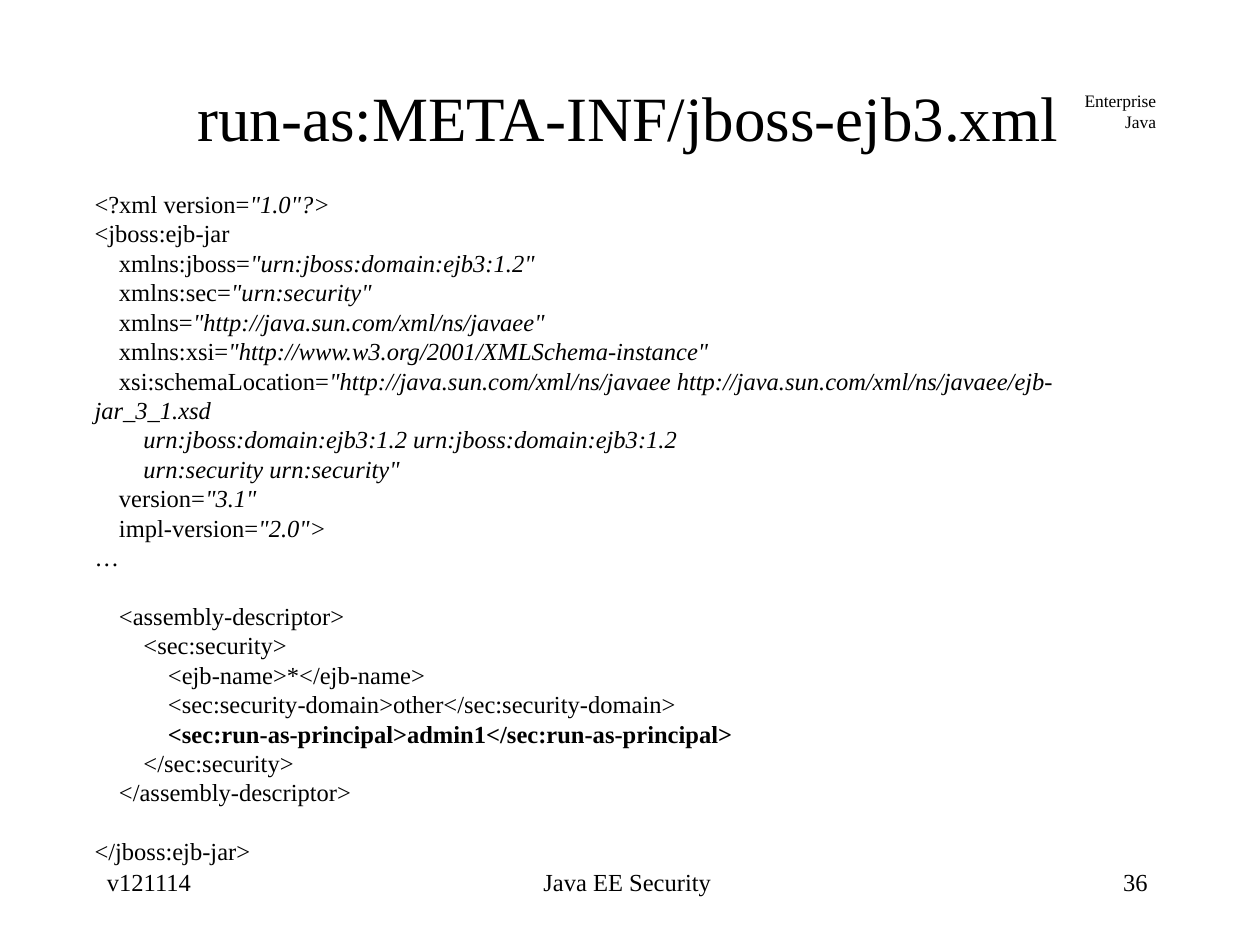
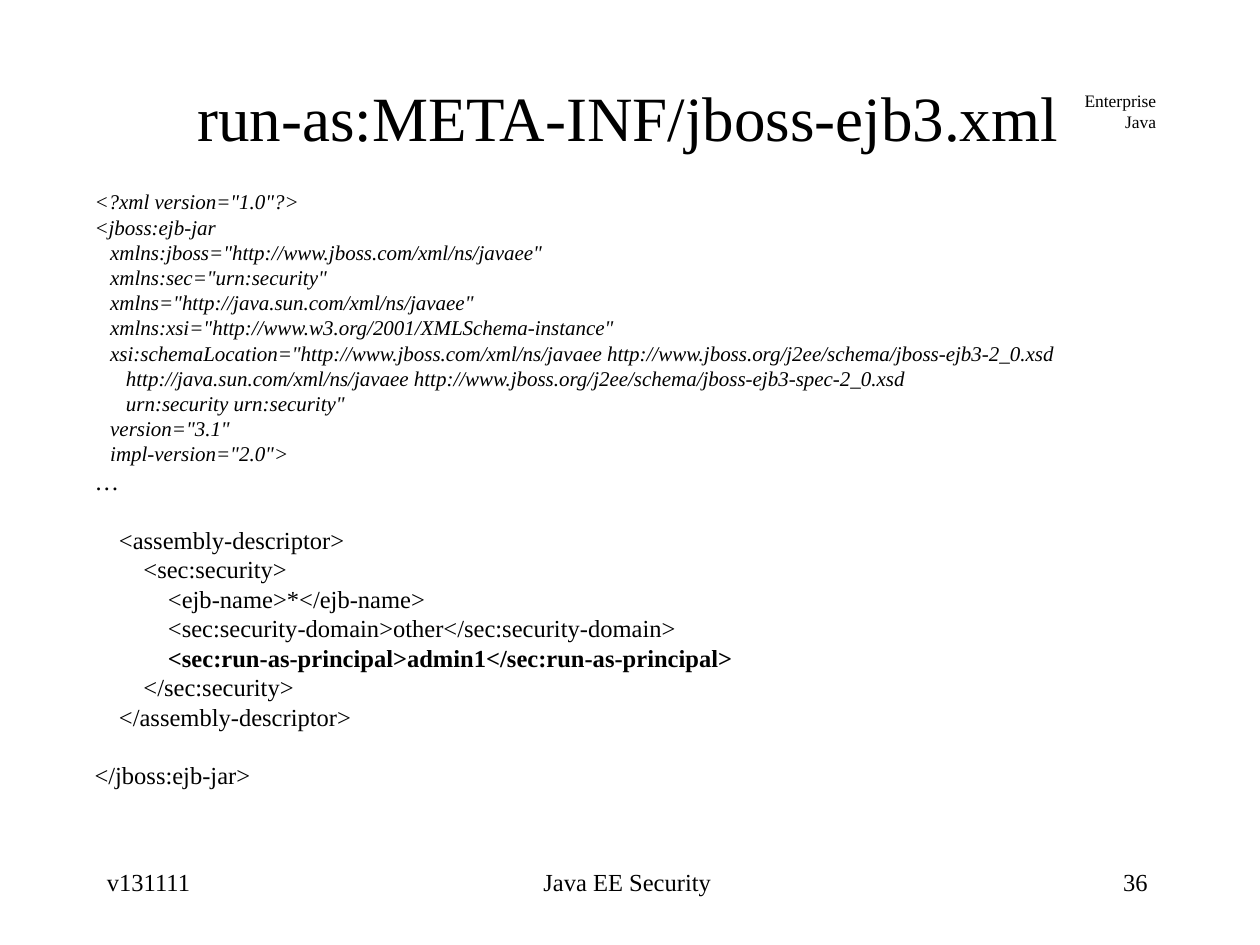
Before and after one commit to jcstaff/ejava-javaee, a slide deck: slide 36 of securePing/src/site/resources/lectures/javaeeSecurity.ppt. Drawn at 1260x945 pixels with LibreOffice and Linux fonts; fonts in the diff are those of the drawing. Boxes give left, top, right and bottom in pixels: in the first picture for what was removed or moved away, otherwise in the second. Text is boxed around its words. In the diff, an @@ line names an element or a change of style, - is before the commit and + after.

```diff
--- a/securePing/src/site/resources/lectures/javaeeSecurity.ppt
+++ b/securePing/src/site/resources/lectures/javaeeSecurity.ppt
@@ text at [94,194,613,466]: size 14 to 12 pt in "<?xml version="1.0"?>", "<jboss:ejb-jar", "xmlns:sec="urn:security"", "xmlns="http://java.sun.com/xml/ns/javaee"" and 4 more places; italic on in "<?xml version="1.0"?>", "<jboss:ejb-jar", "xmlns:sec="urn:security"", "xmlns="http://java.sun.com/xml/ns/javaee"" and 3 more places @@
@@ text at [110,245,542,265]: text changed; size 14 to 12 pt @@
-xmlns:jboss="urn:jboss:domain:ejb3:1.2"
+xmlns:jboss="http://www.jboss.com/xml/ns/javaee"
@@ text at [110,346,1053,391]: text changed; size 14 to 12 pt @@
-xsi:schemaLocation="http://java.sun.com/xml/ns/javaee http://java.sun.com/xml/ns/javaee/ejb-jar_3_1.xsd
-urn:jboss:domain:ejb3:1.2 urn:jboss:domain:ejb3:1.2
+xsi:schemaLocation="http://www.jboss.com/xml/ns/javaee http://www.jboss.org/j2ee/schema/jboss-ejb3-2_0.xsd
+http://java.sun.com/xml/ns/javaee http://www.jboss.org/j2ee/schema/jboss-ejb3-spec-2_0.xsd
@@ text at [107,874,190,892]: text changed @@
-v121114
+v131111
```
Also in this commit, not shown: 38 other slides changed, 1 other file.
